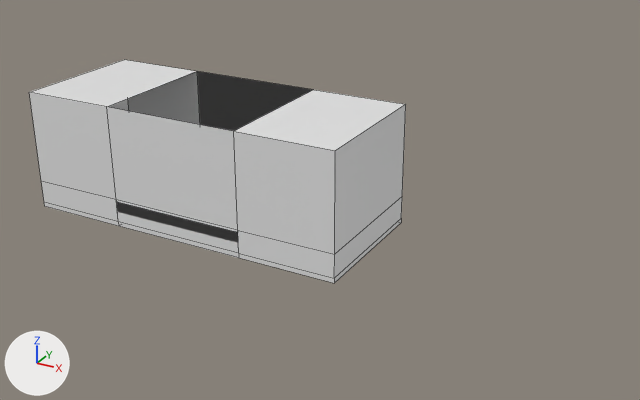
One commit to the FBX model Assets/Models/room.fbx: the scene before it, then after it.
Rendered twice from a camera (50 mm lens) standing at (102.8, -142.0, 78.6) and looking at (24.4, 0.6, 7.3). Arrows for +X, +Y and +Z are at lower left; the lights stay in place. Mesh edges are drawn as thin lines.

In view in the first picture: 'mesh_room'.
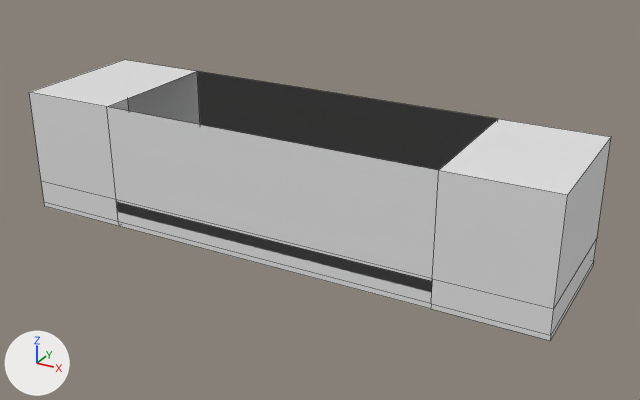
Patch to the scene script:
```diff
--- a/Assets/Models/room.fbx.py
+++ b/Assets/Models/room.fbx.py
@@ me_cube @@
 me_cube.from_pydata(...)  # 42 vertices, 41 faces; spans x -36.0..36.0, y -15.0..16.0, z -1.0..25.0
 # used by ob_mesh_room; location = (0.0, 0.0, 0.0)
+# me_cube part 1: all 21 vertices in x 15.0..36.0, y -15.0..16.0, z -1.0..25.0 are moved by (40.0, 0.0, 0.0)
 me_cube.materials.append(mat_material)
```

Pixel boxes [x1, y1, x2, y2] of what changed, in the pictures (640 x 400 px; the box of a moved part takes in the faces that stretch with it):
'mesh_room', reshaped (54% wider, 25% taller): before [29, 60, 406, 283]; after [29, 60, 611, 340]
part 1 of me_cube, moved or reshaped: before [230, 89, 406, 283]; after [230, 89, 611, 340]
